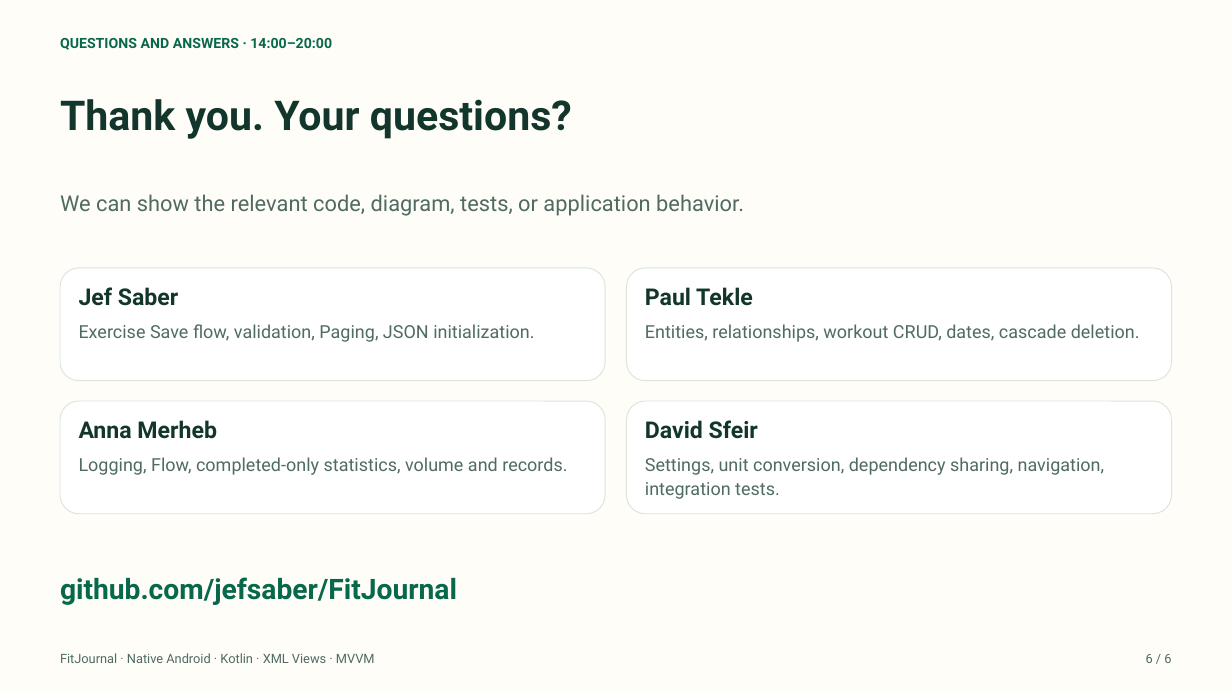
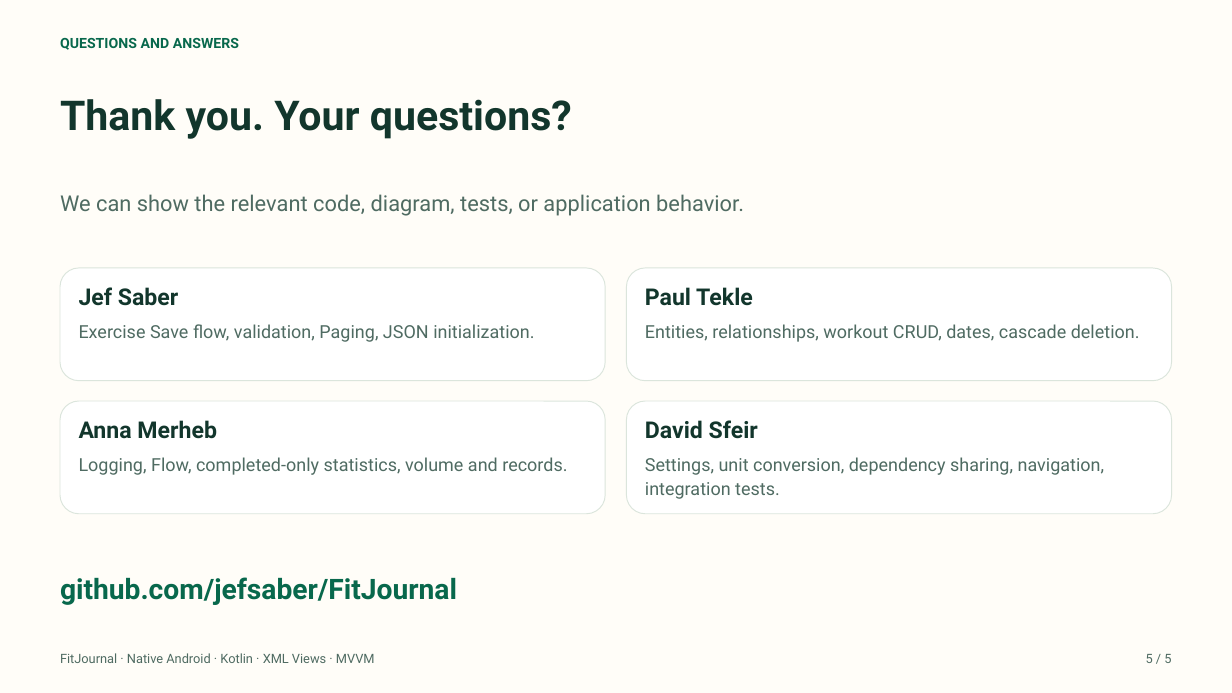
Before and after one commit to jefsaber/FitJournal, a slide deck: slide 5 of docs/FitJournal-Presentation.pptx (slide 6 before the commit). Drawn at 1232x693 pixels with LibreOffice and Linux fonts; fonts in the diff are those of the drawing. Boxes give left, top, right and bottom in pixels: in the first picture for what was removed or moved away, otherwise in the second. Text is boxed around its words. In the diff, an @@ line names an element or a change of style, - is before the commit and + after.

```diff
--- a/docs/FitJournal-Presentation.pptx
+++ b/docs/FitJournal-Presentation.pptx
@@ text at <box>60,38,239,50</box>: text changed @@
-QUESTIONS AND ANSWERS · 14:00–20:00
+QUESTIONS AND ANSWERS
@@ text at <box>1146,654,1171,663</box>: text changed @@
-6 / 6
+5 / 5
```
Also in this commit, not shown: 4 other slides changed, 1 slide removed, 1 other file.
